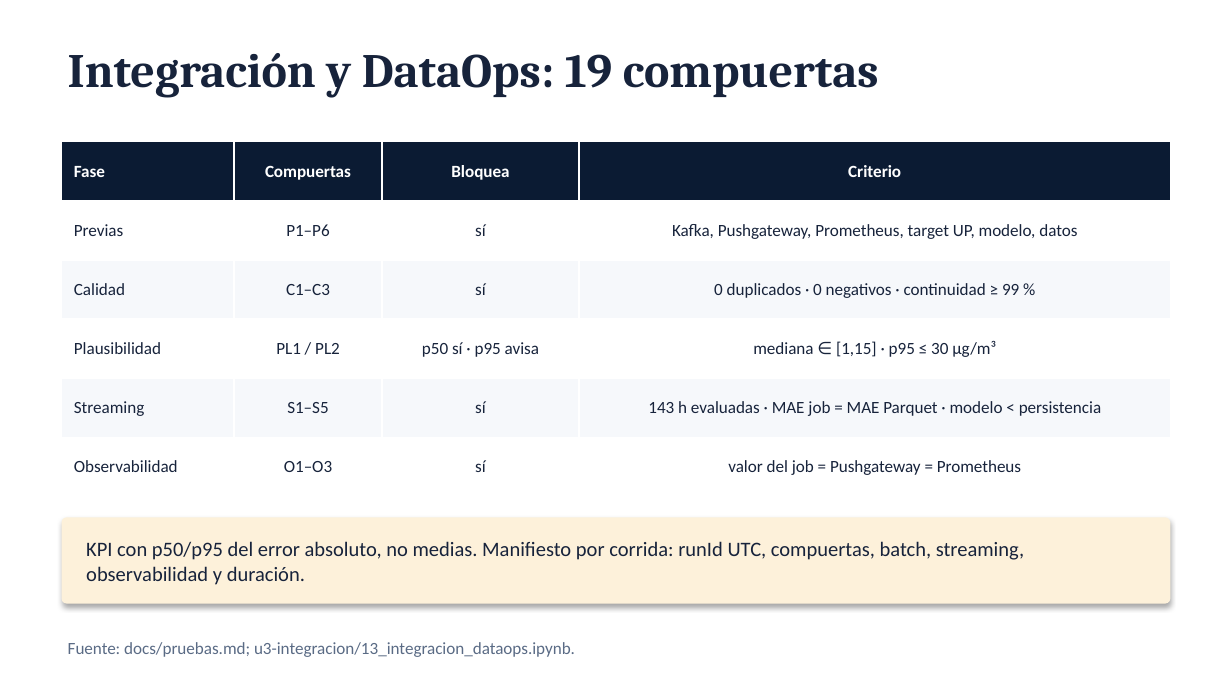
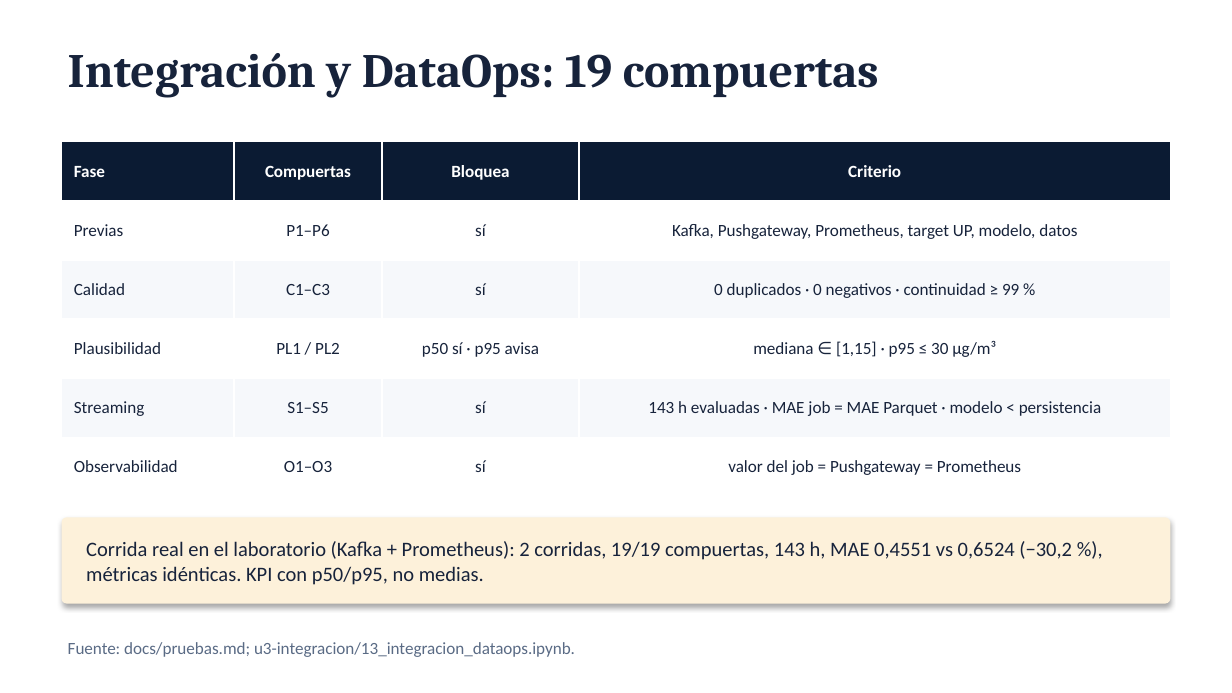
Before and after one commit to Lanzeloth03/lambda26-bigdata, a slide deck: slide 13 of u3-integracion/EcoData_U3_Producto_Final_Aire_Lanzeloth.pptx. Drawn at 1232x693 pixels with LibreOffice and Linux fonts; fonts in the diff are those of the drawing. Boxes give left, top, right and bottom in pixels: in the first picture for what was removed or moved away, otherwise in the second. Text is boxed around its words. In the diff, an @@ line names an element or a change of style, - is before the commit and + after.

```diff
--- a/u3-integracion/EcoData_U3_Producto_Final_Aire_Lanzeloth.pptx
+++ b/u3-integracion/EcoData_U3_Producto_Final_Aire_Lanzeloth.pptx
@@ text at box(86, 541, 1072, 585): text changed @@
-KPI con p50/p95 del error absoluto, no medias. Manifiesto por corrida: runId UTC, compuertas, batch, streaming, observabilidad y duración.
+Corrida real en el laboratorio (Kafka + Prometheus): 2 corridas, 19/19 compuertas, 143 h, MAE 0,4551 vs 0,6524 (−30,2 %), métricas idénticas. KPI con p50/p95, no medias.
```
